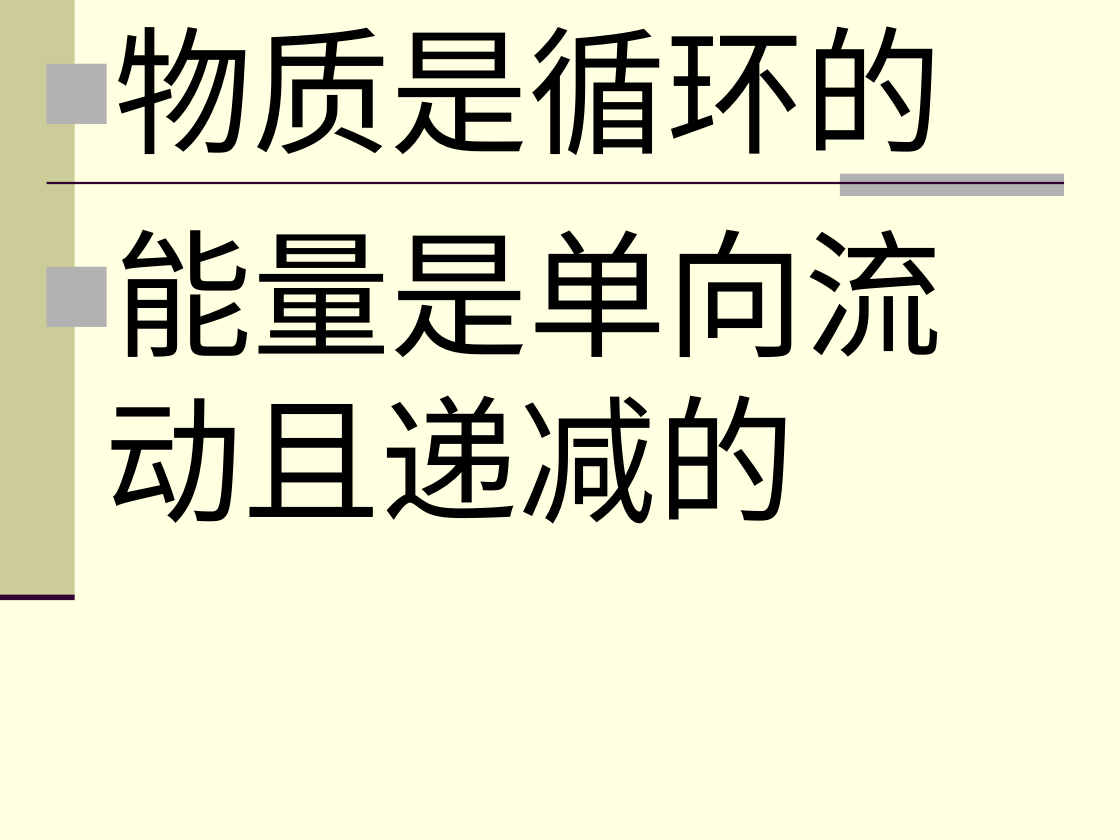
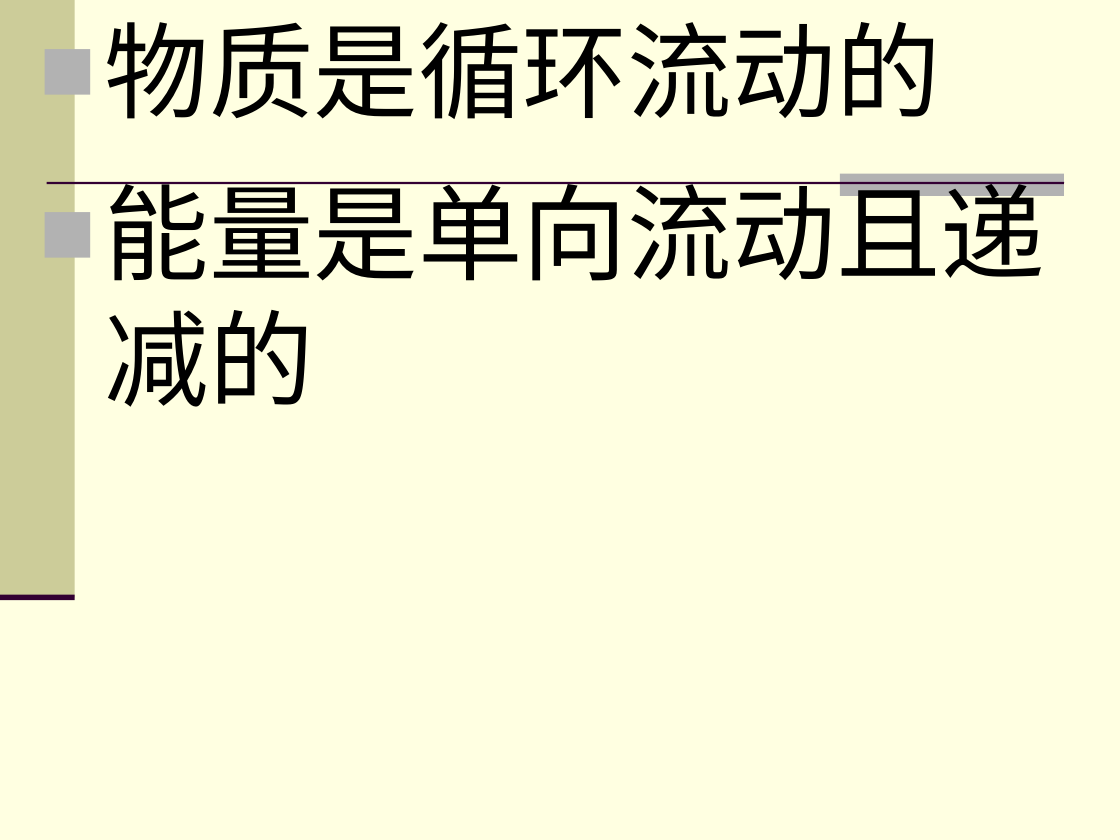
Before and after one commit to allen5261/schoolmaterial, a slide deck: slide 11 of file/bio/01.ppt. Drawn at 1120x840 pixels with LibreOffice and Linux fonts; fonts in the diff are those of the drawing. Boxes give left, top, right and bottom in pixels: in the first picture for what was removed or moved away, otherwise in the second. Text is boxed around its words. In the diff, an @@ line names an element or a change of style, - is before the commit and + after.

```diff
--- a/file/bio/01.ppt
+++ b/file/bio/01.ppt
@@ text at <box>105,22,941,119</box>: text changed; size 88.8 to 67.2 pt @@
-■ 物质是循环的
+■ 物质是循环流动的
@@ text at <box>105,174,1046,407</box>: size 88.8 to 67.2 pt in "能量是单向流动且递减的" @@
```
Also in this commit, not shown: 1 other file.
